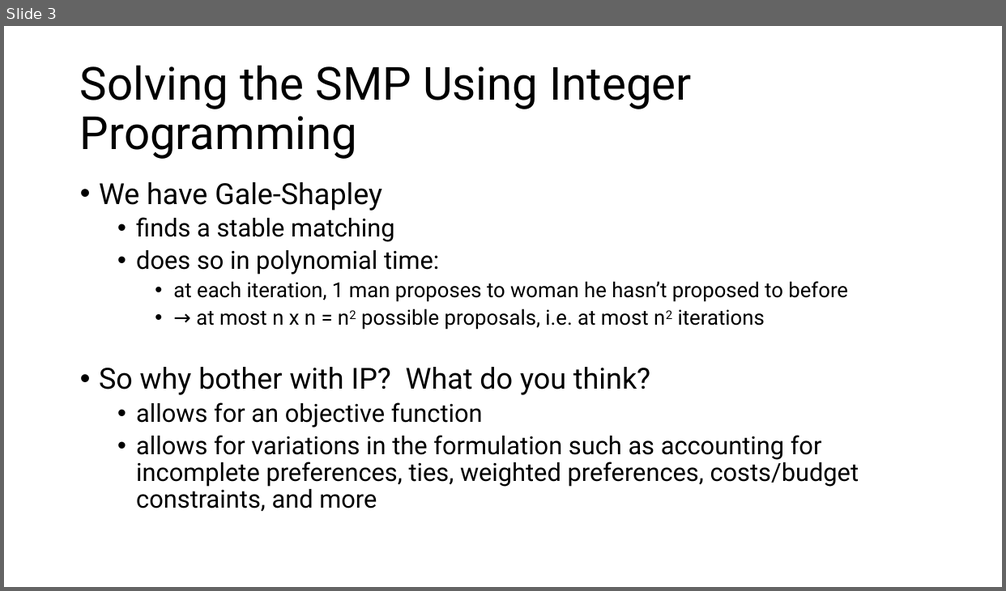
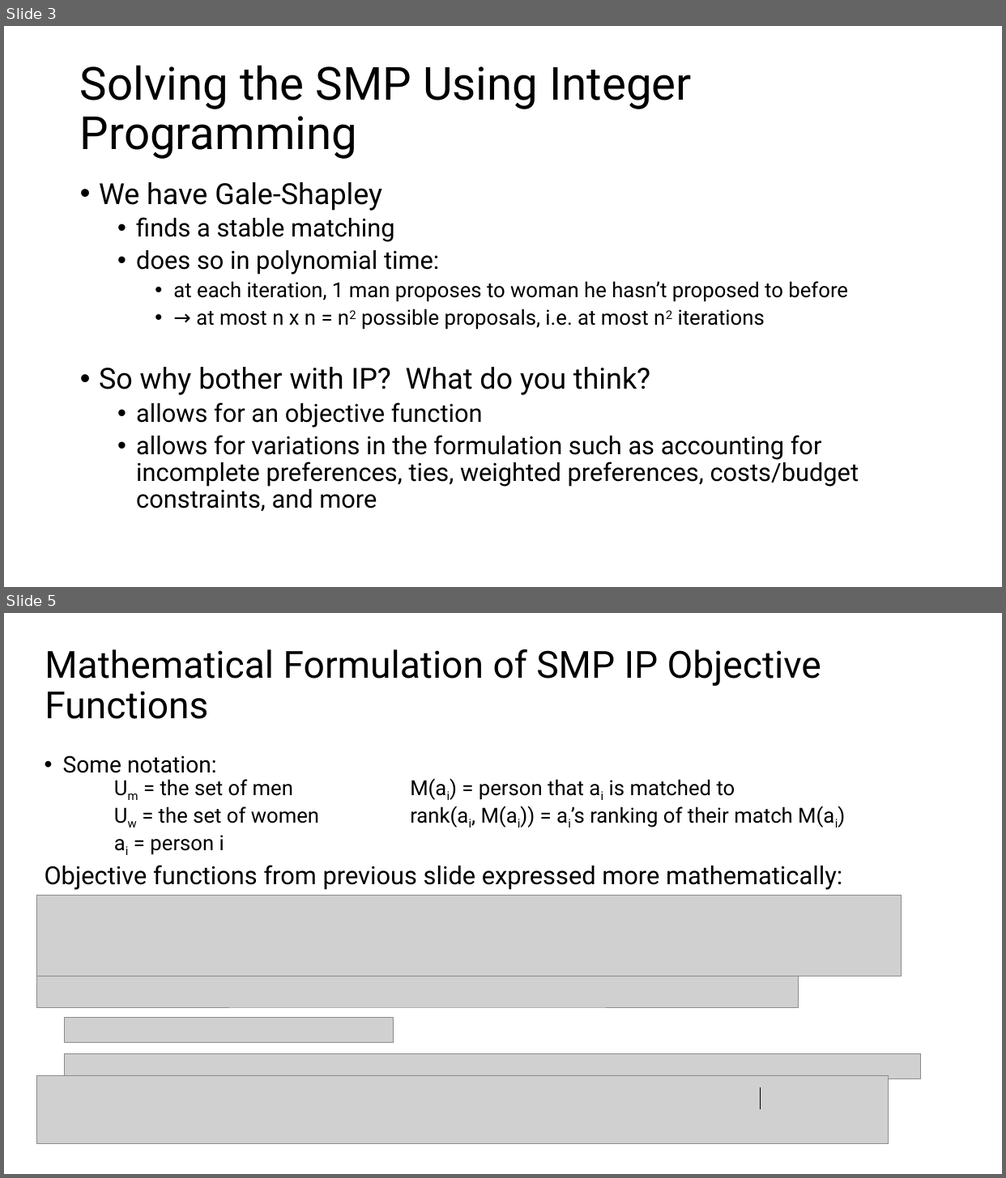
Before and after one commit to prof-frommer/idm_course, a slide deck: LEC/lec09-10-stable-marriage-problem/Stable Marriage Slides, Part II.pptx. Shown one above the other, each under a label of ours: slide 3 before the commit, slides 3 and 5 after it; the slides between them are not shown. The pictures are 1006x591 and 1006x1178 pixels, drawn with LibreOffice and Linux fonts; fonts in the diff are those of the drawing; grey boxes stand for pictures. Boxes give left, top, right and bottom in pixels: in the first picture for what was removed or moved away, otherwise in the second. Text is boxed around its words. In the diff, an @@ line names an element or a change of style, - is before the commit and + after.

```diff
--- a/LEC/lec09-10-stable-marriage-problem/Stable Marriage Slides, Part II.pptx
+++ b/LEC/lec09-10-stable-marriage-problem/Stable Marriage Slides, Part II.pptx
@@ slide 5 added at (4,613,1002,1174), background #FFFFFF @@
@@ title added at (44,649,821,719), 36 pt, text #000000 @@
+Mathematical Formulation of SMP IP Objective Functions
@@ text added at (44,756,842,890), 24 pt, text #000000 @@
+• Some notation:
+Objective functions from previous slide expressed more mathematically:
@@ table added at (69,773,930,863), 1 rows, 2 columns @@
+Um = the set of men / Uw = the set of women / ai = person i | M(ai) = person that ai is matched to / rank(ai, M(ai)) = ai’s ranking of their match M(ai)
@@ picture added at (37,895,901,976) @@
@@ picture added at (37,970,799,1007) @@
@@ picture added at (65,1018,394,1043) @@
@@ picture added at (65,1054,921,1079) @@
@@ picture added at (37,1076,889,1144) @@
@@ line added from (761, 1088) to (761, 1110), #000000 1 pt @@
```
Also in this commit, not shown: 2 slides changed, 4 other files.
